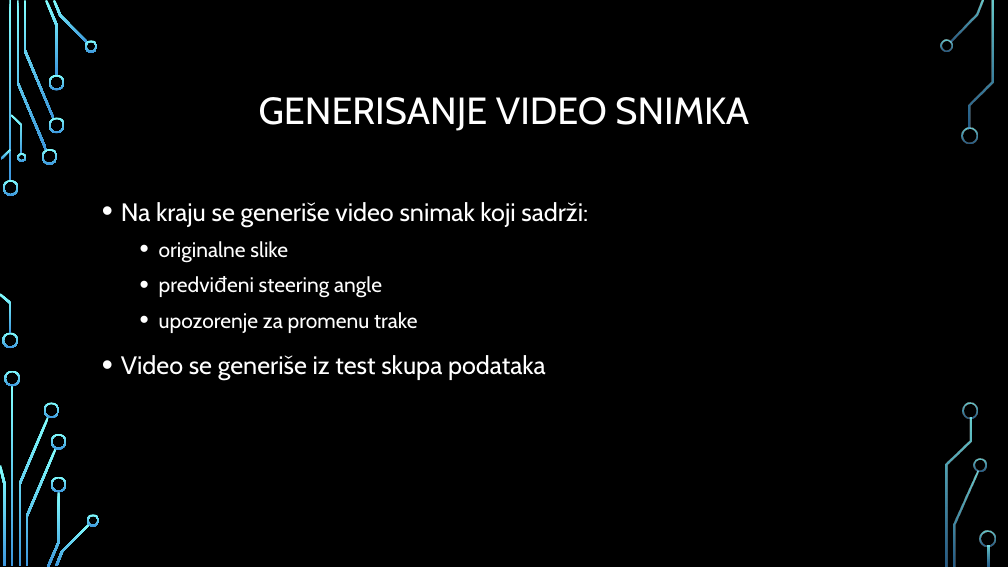
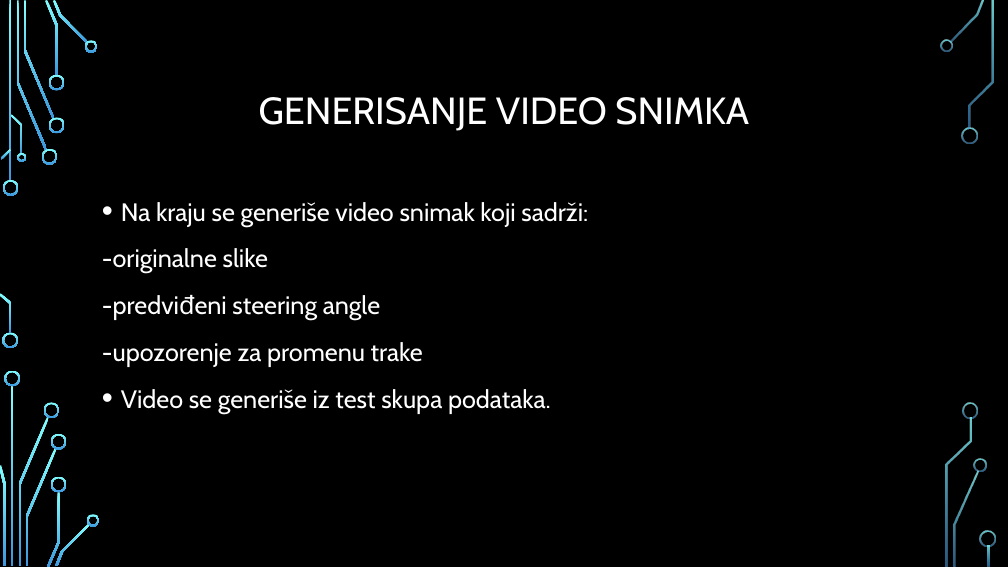
Before and after one commit to jglintic/duboko_ucenje, a slide deck: slide 14 of dubuko_ucenje_projekat_ppt.pptx (slide 13 before the commit). Drawn at 1008x567 pixels with LibreOffice and Linux fonts; fonts in the diff are those of the drawing; background and template pictures are left out. Boxes give left, top, right and bottom in pixels: in the first picture for what was removed or moved away, otherwise in the second. Text is boxed around its words. In the diff, an @@ line names an element or a change of style, - is before the commit and + after.

```diff
--- a/dubuko_ucenje_projekat_ppt.pptx
+++ b/dubuko_ucenje_projekat_ppt.pptx
@@ text at (102, 248, 551, 414): text changed; size 20 to 24 pt @@
-  • originalne slike
-  • predviđeni steering angle
-  • upozorenje za promenu trake
-• Video se generiše iz test skupa podataka
+-originalne slike
+-predviđeni steering angle
+-upozorenje za promenu trake
+• Video se generiše iz test skupa podataka.
```
Also in this commit, not shown: 15 other slides changed, 1 slide added, 1 slide removed, 2 other files.
